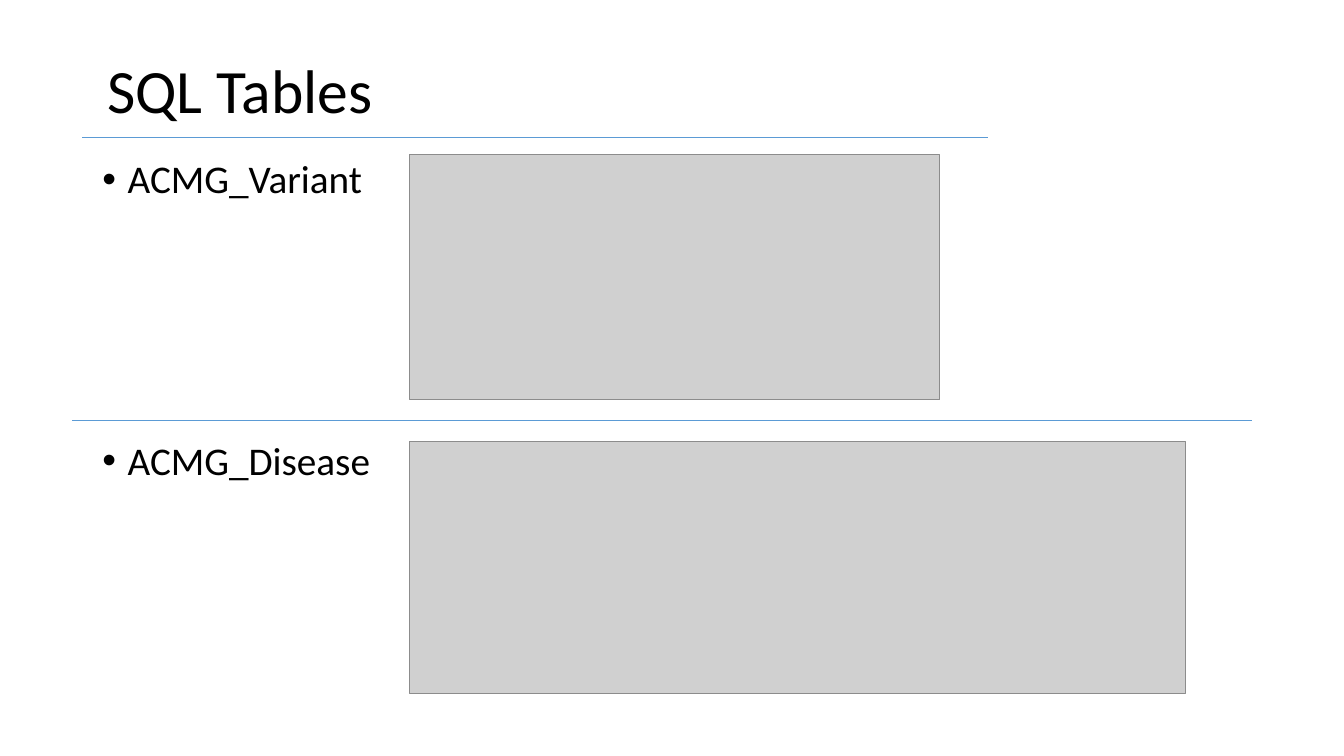
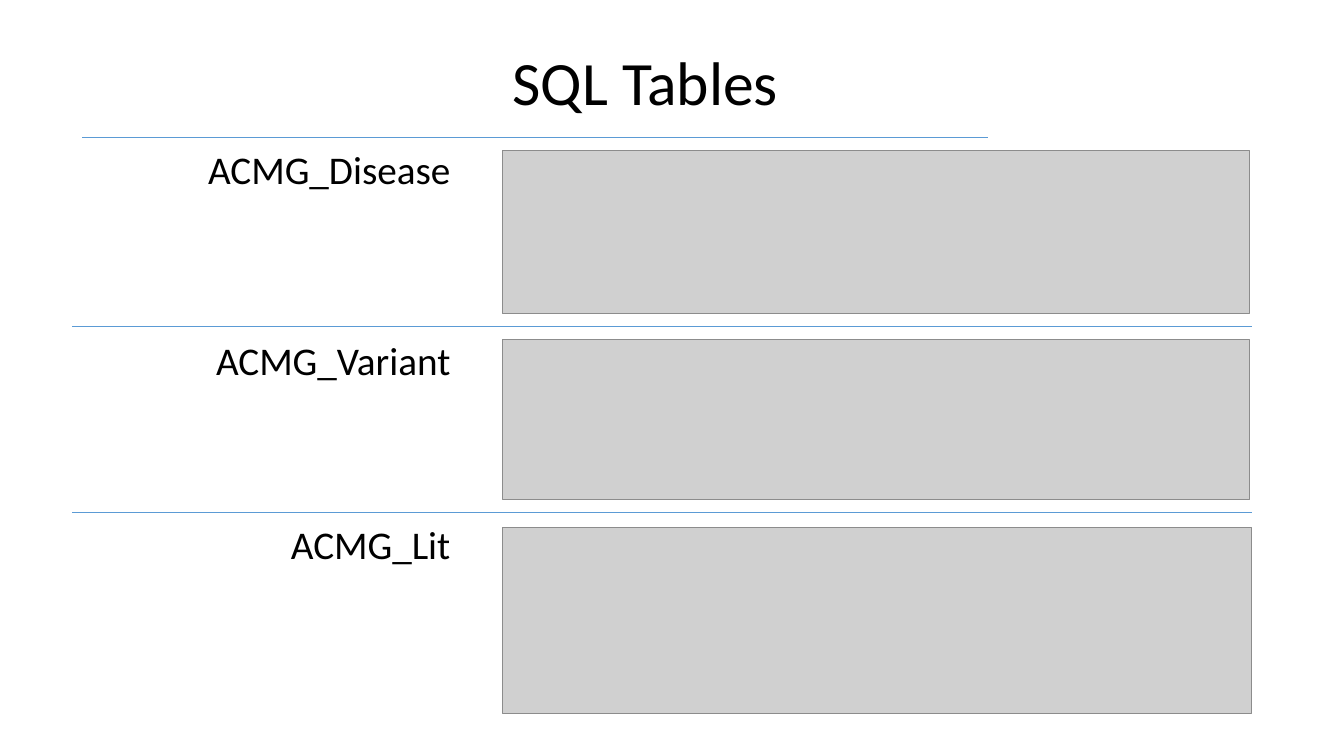
Before and after one commit to dfan/HST-2016, a slide deck: slide 7 of week_5/Presentation_week_5.2.pptx (slide 12 before the commit). Drawn at 1344x756 pixels with LibreOffice and Linux fonts; fonts in the diff are those of the drawing; grey boxes stand for pictures. Boxes give left, top, right and bottom in pixels: in the first picture for what was removed or moved away, otherwise in the second. Text is boxed around its words. In the diff, an @@ line names an element or a change of style, - is before the commit and + after.

```diff
--- a/week_5/Presentation_week_5.2.pptx
+++ b/week_5/Presentation_week_5.2.pptx
@@ title "SQL Tables": place and size @@
-title "SQL Tables" at [107, 70, 373, 121]
+title "SQL Tables" at [513, 62, 778, 113]
@@ text "ACMG_Disease": place and size @@
-text "ACMG_Disease" at [128, 166, 370, 481]
+text "ACMG_Disease" at [208, 157, 450, 190]
@@ text "ACMG_Disease" at [208, 157, 450, 190]: alignment left to right; bullet • to none @@
@@ text at [128, 166, 362, 199]: paragraph removed @@
-• ACMG_Variant
@@ picture removed at [409, 154, 941, 399] @@
@@ picture added at [502, 150, 1249, 314] @@
@@ line moved from (73, 420) - (1252, 420) to (73, 326) - (1252, 326) @@
@@ text added at [216, 348, 450, 381], 28 pt, text #000000 @@
+ACMG_Variant
@@ picture added at [502, 340, 1249, 499] @@
@@ line added from (73, 512) to (1252, 512), #5B9BD5 0.5 pt @@
@@ text added at [291, 532, 450, 565], 28 pt, text #000000 @@
+ACMG_Lit
@@ picture: place and size @@
-picture at [409, 442, 1186, 694]
+picture at [502, 527, 1251, 714]
```
Also in this commit, not shown: 3 other slides changed, 4 slides added, 12 slides removed, 6 other files.
